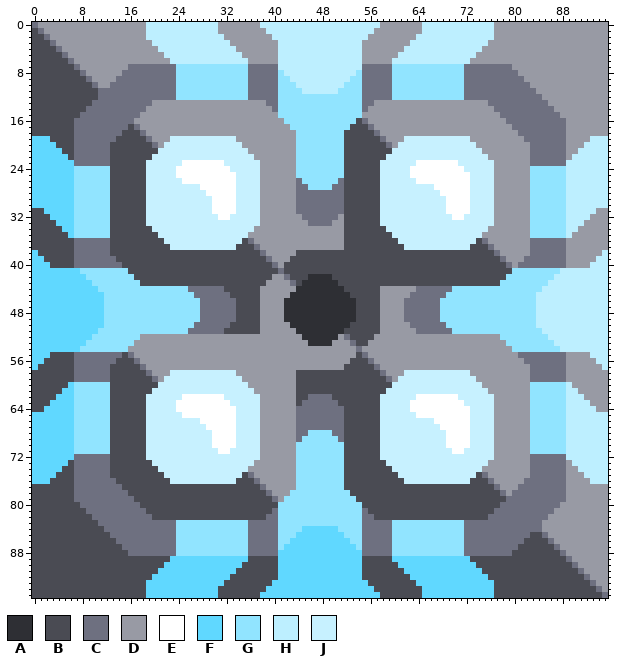
Two states of a sprite sheet, sprites/blocks/production/oxygenator.png. This is how it looked before the edit.
The file is 96x96 pixels.
Palette (. is transparent): A #2e2f34  B #4a4b53  C #6e7080  D #989aa4  E #ffffff  F #60d8ff  G #91e4ff  H #bdefff  J #c7f1ff
After the commit:
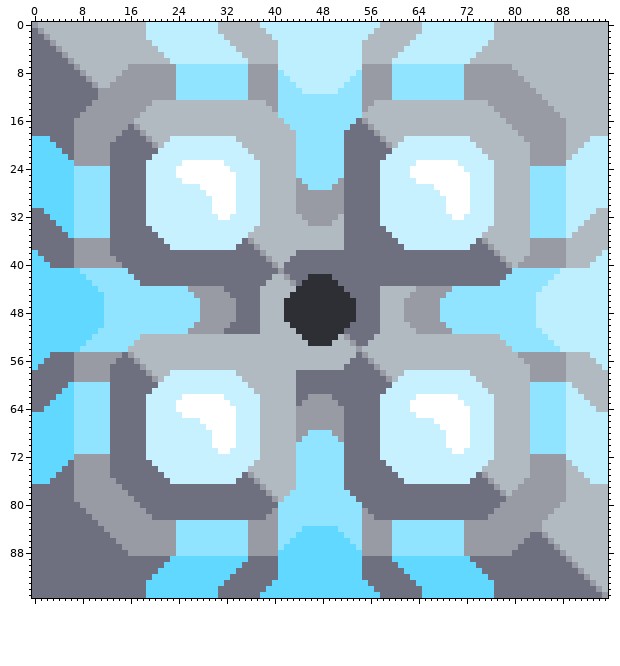
What changed:
@@ palette @@
-B #4a4b53
+B #6e7080
-C #6e7080
+C #989aa4
-D #989aa4
+D #b0bac0
